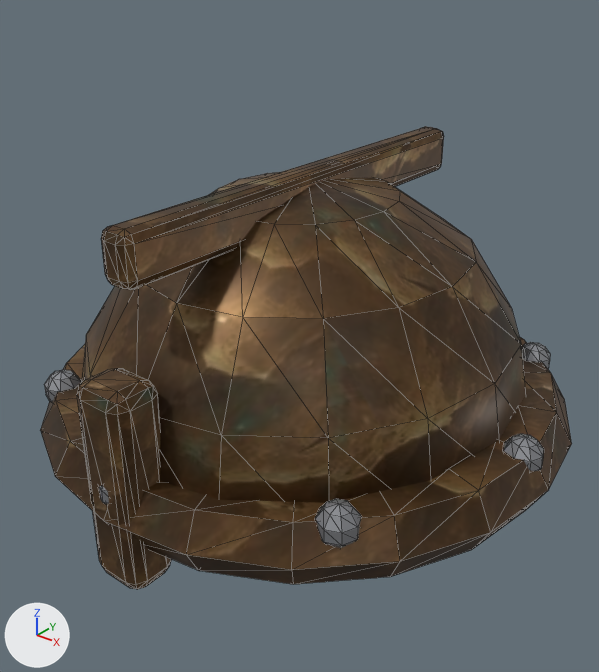
The glTF model assets/models/items/helm_bronze.glb: old version first, new version second.
Both versions are drawn from a 50 mm camera at (0.292, -0.372, 0.316) aimed at (0.008, -0.017, 0.096). The lights are fixed; the arrows at lower left show +X, +Y and +Z. The picture after the commit comes second. Mesh edges are drawn as thin lines. Vertices at exactly the same position are counted once.

Names of what the first picture shows: 'model'.
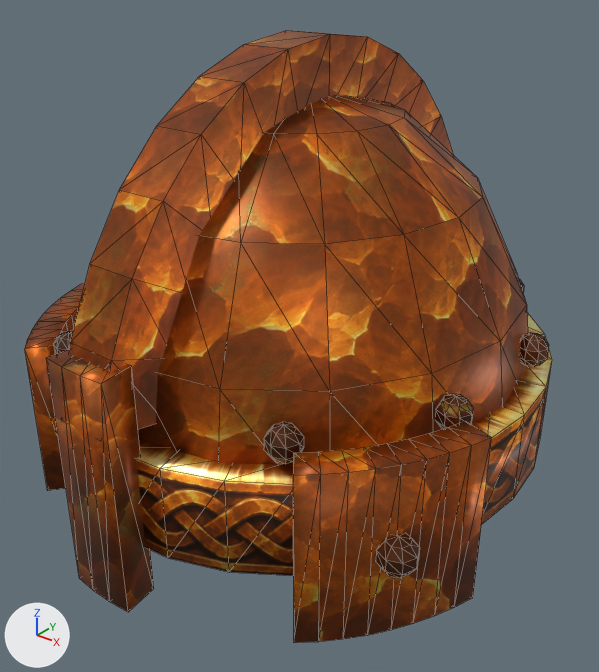
Pixel boxes (x1, y1, x2, y2) of what changed, in the pictures (599 x 672 px; the box of a moved part takes in the faces that stretch with it):
'model', reshaped, recoloured (32% taller): before (40, 126, 572, 589); after (25, 30, 552, 643)
part 1 of me_sphere_008, added (brown): after (436, 394, 473, 429)
part 2 of me_sphere_008, added (brown): after (376, 534, 420, 578)
part 3 of me_sphere_008, added (brown): after (520, 333, 549, 367)
part 4 of me_sphere_008, added: after (54, 331, 73, 354)
part 5 of me_sphere_008, added (brown): after (264, 422, 304, 464)
part 6 of me_sphere_008, moved or reshaped: before (82, 172, 525, 503); after (138, 95, 528, 465)
part 7 of me_sphere_008, rebuilt: before (40, 337, 572, 584); after (136, 312, 552, 576)
part 8 of me_sphere_008, rebuilt (12% wider, 19% taller): before (77, 369, 172, 589); after (47, 350, 154, 612)
part 9 of me_sphere_008, added (brown): after (69, 30, 453, 429)
part 10 of me_sphere_008, added (brown): after (25, 284, 85, 491)
part 11 of me_sphere_008, added (brown): after (293, 422, 492, 643)
part 12 of me_sphere_008, deleted: before (44, 342, 550, 548)
part 13 of me_sphere_008, deleted (brown): before (101, 126, 444, 290)

What changed in the scene script:
```text
Change me_sphere_008:
    remove me_sphere_008.from_pydata(...)  # 618 vertices, 1192 faces; spans x -0.167..0.167, y -0.167..0.167, z 0.0..0.195
    remove me_sphere_008.materials.append(mat_iron)  # grey #95979b
    remove me_sphere_008.materials.append(mat_bronze_b)  # picture img_bronze_b
    add me_sphere_008.from_pydata(...)  # 782 vertices, 1496 faces; spans x -0.154..0.154, y -0.174..0.174, z 0.0..0.268
    me_sphere_008 part 1: a new loose piece, a UV sphere (8 segments, 5 rings, poles along z) spanning x 0.12..0.139, y -0.054..-0.035, z 0.09..0.11, in mat_bronzeplate_dark (picture img_bronzeplate_dark)
    me_sphere_008 part 2: a new loose piece, a UV sphere (8 segments, 5 rings, poles along z) spanning x 0.124..0.145, y -0.11..-0.089, z 0.039..0.061, in mat_bronzeplate_dark (picture img_bronzeplate_dark)
    me_sphere_008 part 3: a new loose piece, a UV sphere (8 segments, 5 rings, poles along z) spanning x 0.12..0.139, y 0.036..0.055, z 0.09..0.11, in mat_bronzeplate_dark (picture img_bronzeplate_dark)
    me_sphere_008 part 4: a new loose piece, a UV sphere (8 segments, 5 rings, poles along z) spanning x -0.089..-0.07, y -0.128..-0.109, z 0.09..0.11, in mat_bronzeplate_dark (picture img_bronzeplate_dark)
    me_sphere_008 part 5: a new loose piece, a UV sphere (8 segments, 5 rings, poles along z) spanning x 0.07..0.089, y -0.128..-0.109, z 0.09..0.11, in mat_bronzeplate_dark (picture img_bronzeplate_dark)
    me_sphere_008 part 6: the loose piece of 114 vertices spanning x -0.14..0.14, y -0.151..0.151, z 0.04..0.19 is scaled about its middle by (1, 1, 1.27), then moved by (0.0, 0.001, 0.03), in mat_bronzeplate_a (picture img_bronzeplate_a)
    me_sphere_008 part 7: the loose piece of 120 vertices spanning x -0.167..0.167, y -0.167..0.167, z 0.026..0.064 is rebuilt with 112 vertices and now spans x -0.148..0.148, y -0.159..0.16, z 0.03..0.085, in mat_bronzeknot_a (picture img_bronzeknot_a)
    me_sphere_008 part 8: the loose piece of 56 vertices spanning x -0.017..0.017, y -0.165..-0.135, z 0.0..0.12 is rebuilt with 16 vertices and now spans x -0.02..0.02, y -0.174..-0.153, z 0.0..0.135, in mat_bronzeplate_c (picture img_bronzeplate_c)
    me_sphere_008 part 9: a new loose piece of 60 vertices spanning x -0.015..0.015, y -0.173..0.174, z 0.095..0.268, in mat_bronzeplate_a (picture img_bronzeplate_a)
    me_sphere_008 part 10: a new loose piece of 36 vertices spanning x -0.154..-0.089, y -0.136..-0.047, z 0.0..0.1, in mat_bronzeplate_b (picture img_bronzeplate_b)
    me_sphere_008 part 11: a new loose piece of 36 vertices spanning x 0.089..0.154, y -0.136..-0.047, z 0.0..0.1, in mat_bronzeplate_b (picture img_bronzeplate_b)
    me_sphere_008 part 12: 8 loose pieces with 272 vertices, spanning x -0.161..0.161, y -0.166..0.166, z 0.048..0.072, are deleted
    me_sphere_008 part 13: 56 vertices removed from x -0.01..0.01, y -0.145..0.145, z 0.165..0.195
    other edits to the shape of me_sphere_008 do not show in these pictures
    add me_sphere_008.materials.append(mat_bronzeplate_dark)  # picture img_bronzeplate_dark
    add me_sphere_008.materials.append(mat_bronzeplate_a)  # picture img_bronzeplate_a
    add me_sphere_008.materials.append(mat_bronzeknot_a)  # picture img_bronzeknot_a
    add me_sphere_008.materials.append(mat_bronzeplate_c)  # picture img_bronzeplate_c
    add me_sphere_008.materials.append(mat_bronzeplate_b)  # picture img_bronzeplate_b
```
